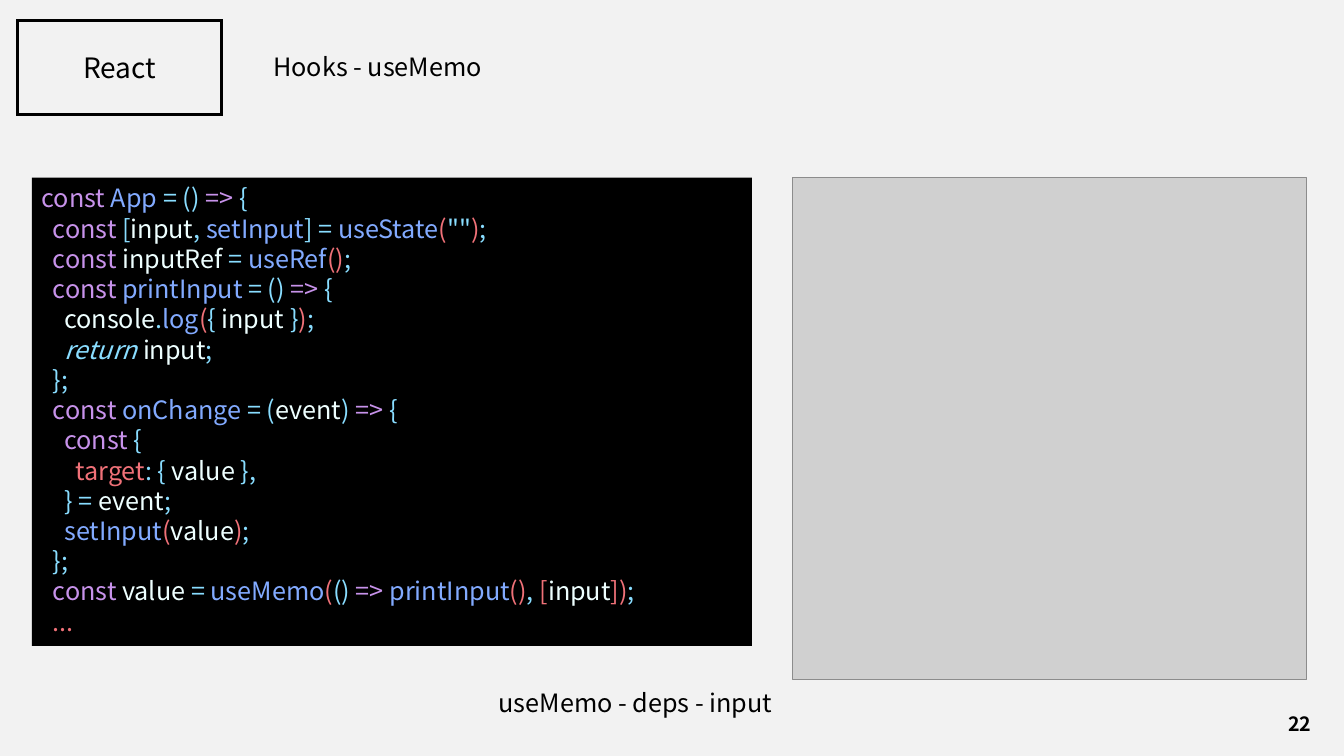
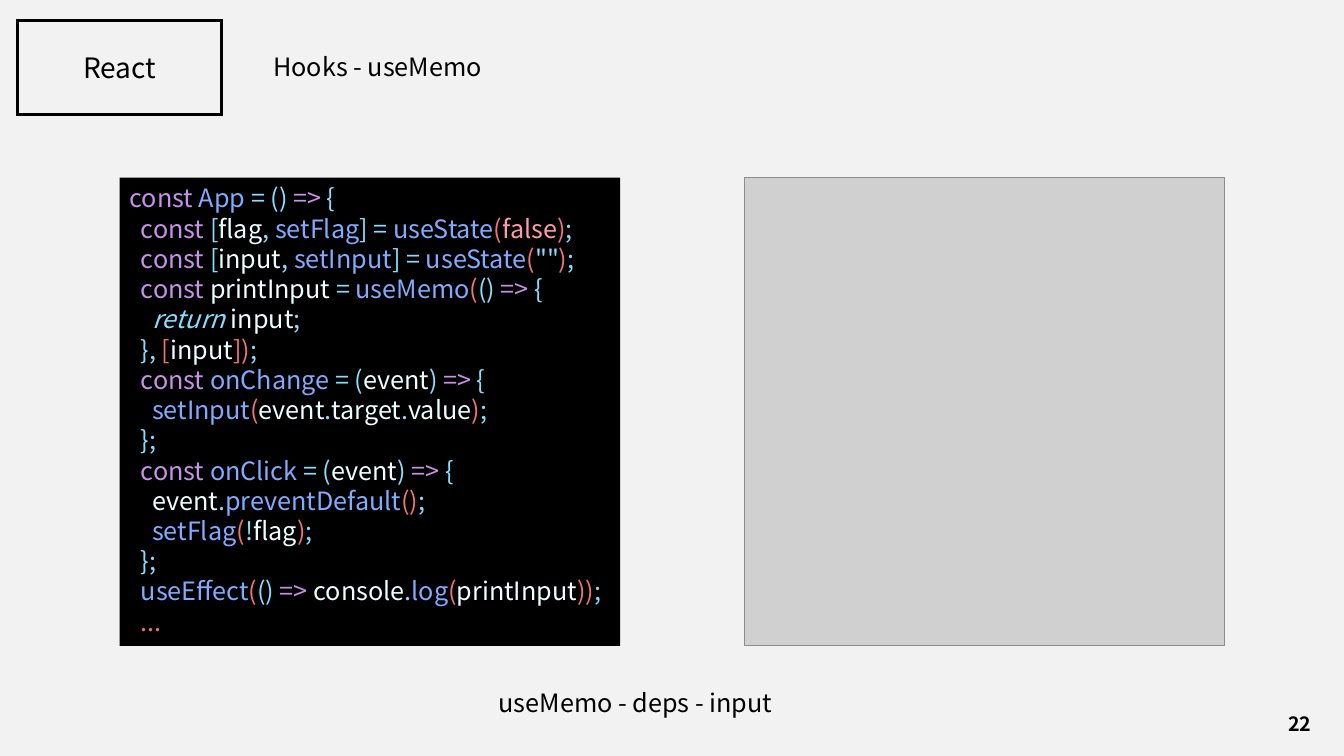
Before and after one commit to J3SUNG/Seminar, a slide deck: slide 22 of 210226_React_2.pptx. Drawn at 1344x756 pixels with LibreOffice and Linux fonts; fonts in the diff are those of the drawing; grey boxes stand for pictures. Boxes give left, top, right and bottom in pixels: in the first picture for what was removed or moved away, otherwise in the second. Text is boxed around its words. In the diff, an @@ line names an element or a change of style, - is before the commit and + after.

```diff
--- a/210226_React_2.pptx
+++ b/210226_React_2.pptx
@@ rectangle "const App = () => ...": place and size @@
-rectangle "const App = () => ..." at <box>32,177,752,645</box>
+rectangle "const App = () => ..." at <box>120,177,621,645</box>
@@ picture: place and size @@
-picture at <box>792,177,1307,680</box>
+picture at <box>744,177,1224,645</box>
@@ text in rectangle at <box>141,212,572,244</box>: paragraph added @@
+const [flag, setFlag] = useState(false);
@@ text in rectangle at <box>141,272,496,304</box>: text changed @@
-const inputRef = useRef();
-const printInput = () => {
-console.log({ input });
+const printInput = useMemo(() => {
@@ text in rectangle at <box>141,333,487,425</box>: paragraphs added @@
+}, [input]);
+const onChange = (event) => {
+setInput(event.target.value);
@@ text in rectangle at <box>141,459,425,546</box>: text changed; text colour #EEFFFF to #82AAFF @@
-const onChange = (event) => {
-const {
-target: { value },
-} = event;
-setInput(value);
+const onClick = (event) => {
+event.preventDefault();
+setFlag(!flag);
@@ text in rectangle at <box>141,579,602,607</box>: text changed; text colour #82AAFF to #EEFFFF @@
-const value = useMemo(() => printInput(), [input]);
+useEffect(() => console.log(printInput));
```
Also in this commit, not shown: 2 other slides changed, 1 slide added.
